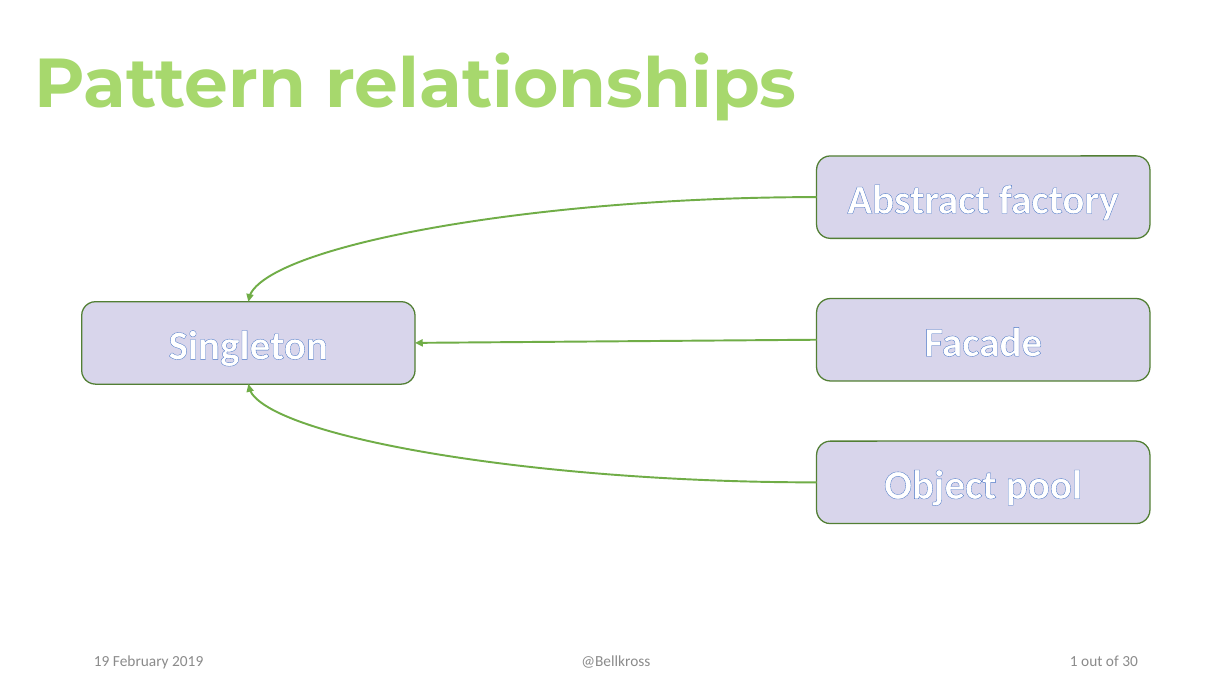
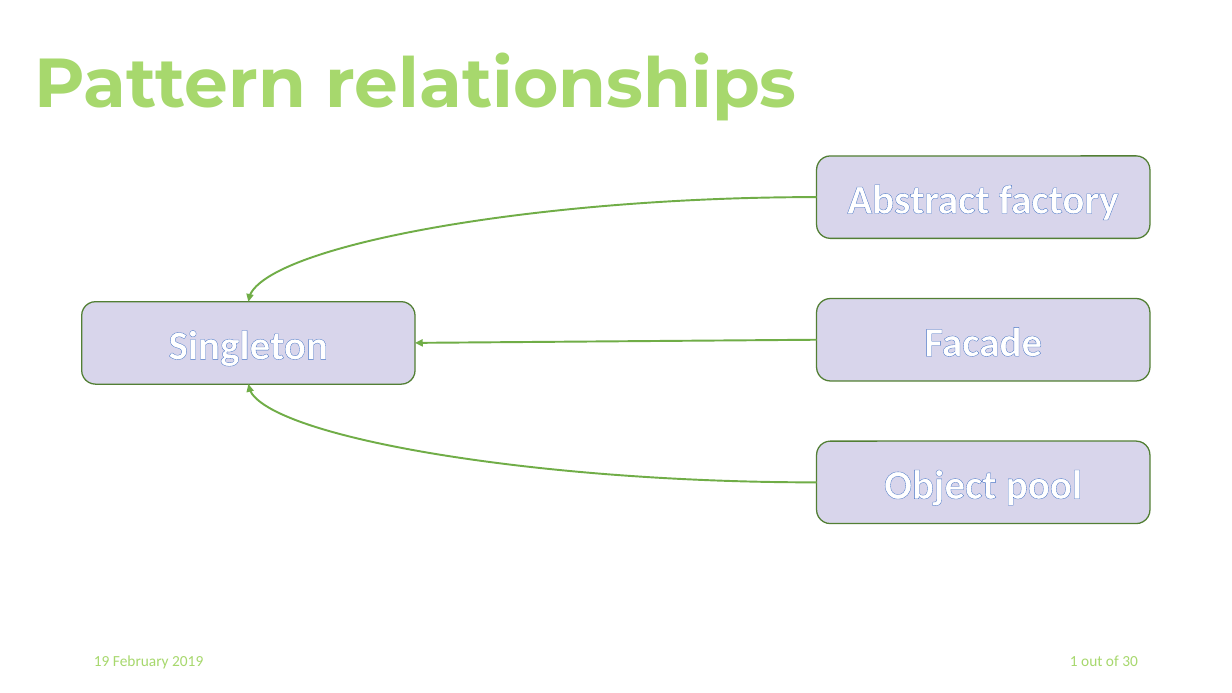
Before and after one commit to Bellkross/Singleton-ObjectPool, a slide deck: slide 2 of Singleton/Presentation/Singleton.pptx. Drawn at 1232x693 pixels with LibreOffice and Linux fonts; fonts in the diff are those of the drawing. Boxes give left, top, right and bottom in pixels: in the first picture for what was removed or moved away, otherwise in the second. Text is boxed around its words. In the diff, an @@ line names an element or a change of style, - is before the commit and + after.

Commit message:
Change Singleton presentation footer color

```diff
--- a/Singleton/Presentation/Singleton.pptx
+++ b/Singleton/Presentation/Singleton.pptx
@@ text "19 February 2019" at box(94, 655, 203, 669): text colour #8C8C8C to #A7D86D @@
@@ text removed at box(581, 655, 650, 668) @@
-@Bellkross
@@ text "1 out of 30" at box(1070, 655, 1138, 666): text colour #8C8C8C to #A7D86D @@
```
Also in this commit, not shown: 1 other slide changed.
